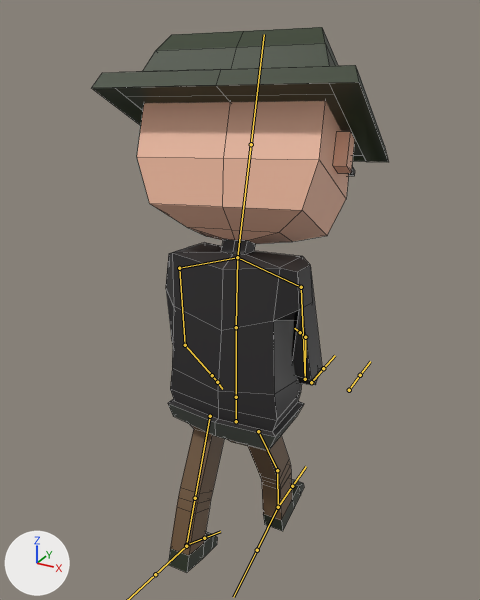
The FBX model Assets/Resources/PhotonPrefabs/mafiaModel.fbx, before and after one commit.
One viewpoint serves both versions: a 50 mm camera at (0.723, -1.282, 1.389) aimed at (-0.056, 0.134, 0.68). Lighting does not change. The marker at lower left points along +X, +Y and +Z. Both versions are drawn at frame 90 of the action 'Armature.001|Talk 2'; the numbers are the values there. The bones that bend it are drawn over the model as lines. Mesh edges are drawn as thin lines.

Objects in the first picture: 'Mafia'.
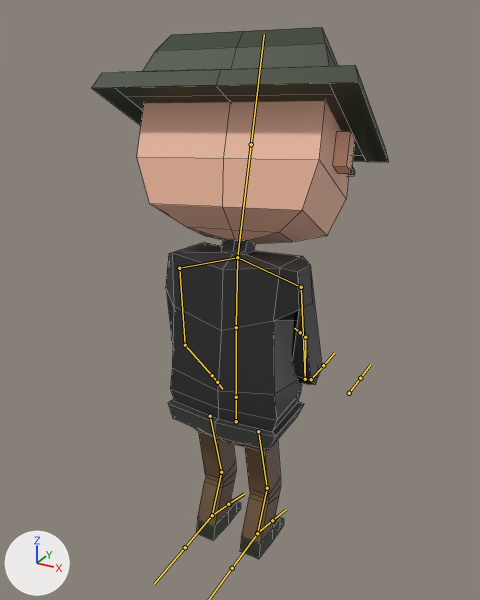
Scene script edits in JSON lines:
```json
{"block": "bone_upper_leg_l", "where": "bone_upper_leg_l = bpy.data.objects['Armature.001'].pose.bones['Upper Leg.L']  # child of 'Pelvis'"}
{"op": "set", "path": "bone_upper_leg_l.rotation_quaternion", "old": "(0.959, -0.281, 0.0, -0.028)", "new": "(0.998, 0.066, 0.0, -0.01)", "note": "degrees (-33, -1, -3) -> degrees (8, 0, -1)"}
{"block": "bone_lower_leg_l", "where": "bone_lower_leg_l = bpy.data.objects['Armature.001'].pose.bones['Lower Leg.L']  # child of 'Upper Leg.L'"}
{"op": "set", "path": "bone_lower_leg_l.rotation_quaternion", "old": "(0.998, 0.066, 0.0, 0.0)", "new": "(0.96, -0.28, 0.0, 0.0)", "note": "degrees (8, 0, 0) -> degrees (-33, 0, 0)"}
{"block": "bone_foot_l", "where": "bone_foot_l = bpy.data.objects['Armature.001'].pose.bones['Foot.L']  # child of 'Lower Leg.L'"}
{"op": "set", "path": "bone_foot_l.rotation_quaternion", "old": "(0.992, 0.127, 0.025, 0.012)", "new": "(0.976, 0.216, 0.008, 0.006)", "note": "degrees (15, 3, 2) -> degrees (25, 1, 1)"}
{"block": "bone_upper_leg_r", "where": "bone_upper_leg_r = bpy.data.objects['Armature.001'].pose.bones['Upper Leg.R']  # child of 'Pelvis'"}
{"op": "set", "path": "bone_upper_leg_r.rotation_quaternion", "old": "(0.978, 0.207, -0.01, -0.022)", "new": "(0.998, 0.066, -0.001, -0.01)", "note": "degrees (24, -1, -3) -> degrees (8, 0, -1)"}
{"block": "bone_lower_leg_r", "where": "bone_lower_leg_r = bpy.data.objects['Armature.001'].pose.bones['Lower Leg.R']  # child of 'Upper Leg.R'"}
{"op": "set", "path": "bone_lower_leg_r.rotation_quaternion", "old": "(0.982, -0.189, 0.0, 0.0)", "new": "(0.96, -0.28, 0.0, 0.0)", "note": "degrees (-22, 0, 0) -> degrees (-33, 0, 0)"}
{"block": "bone_foot_r", "where": "bone_foot_r = bpy.data.objects['Armature.001'].pose.bones['Foot.R']  # child of 'Lower Leg.R'"}
{"op": "set", "path": "bone_foot_r.rotation_quaternion", "old": "(0.987, 0.157, 0.024, -0.001)", "new": "(0.976, 0.216, 0.008, 0.006)", "note": "degrees (18, 3, 0) -> degrees (25, 1, 1)"}
```

Where the change shows, as pixel boxes [x1, y1, x2, y2] in the pictures (480 x 600 px):
```json
{"object": "Mafia", "change": "posed", "before": [92, 27, 388, 573], "after": [92, 27, 388, 559]}
{"bone": "Upper Leg.L", "before": "(210, 416) to (195, 498)", "after": "(210, 416) to (221, 472)"}
{"bone": "Lower Leg.L", "before": "(195, 498) to (186, 545)", "after": "(221, 472) to (212, 515)"}
{"bone": "Foot.L", "before": "(186, 545) to (204, 538)", "after": "(212, 515) to (228, 504)"}
{"bone": "Upper Leg.R", "before": "(258, 431) to (277, 470)", "after": "(258, 431) to (267, 488)"}
{"bone": "Lower Leg.R", "before": "(277, 470) to (278, 507)", "after": "(267, 488) to (257, 533)"}
{"bone": "Foot.R", "before": "(278, 507) to (292, 486)", "after": "(257, 533) to (272, 520)"}
```
